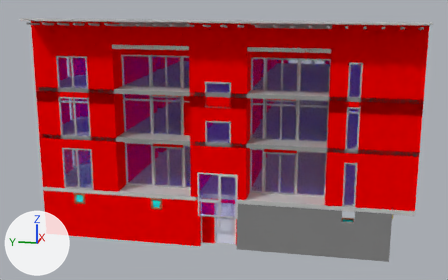
Two versions of the glTF model convertedModels/ifc/projects/RiverSideOffice/models/RiverSideOffice/model.glb, one commit apart.
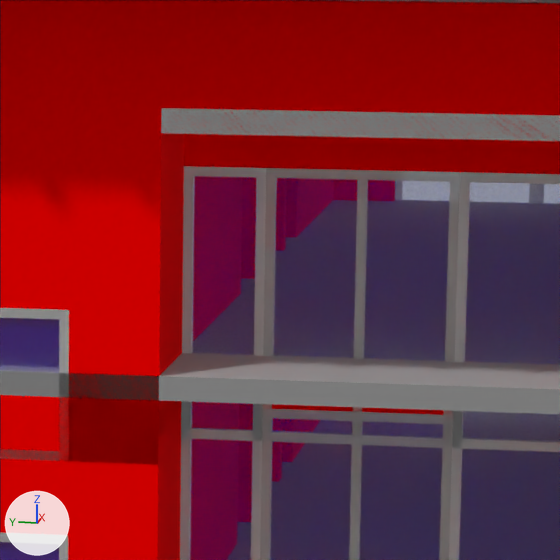
Each version appears first whole from a camera (50 mm lens) standing at (-7.03, -5.38, 10.3) and looking at (26.75, 1.38, 1.86), and next in a close-up on the part from 49% to 71% of the width and 10% to 45% of the height. The lights are fixed; the arrows at lower left show +X, +Y and +Z. Where no turn or scale is listed for an object, it has been applied to the vertices.
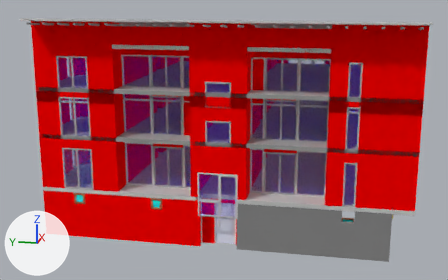
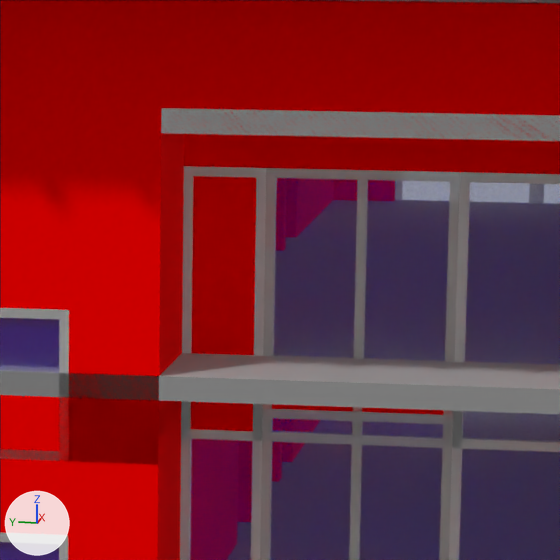
Location of each change, (x1, y1, x2, y2) in pixels of the close-ups (560 x 560 px; the box of a moved part takes in the faces that stretch with it):
'Mesh_136', reshaped: before (184, 134, 560, 174); after (184, 134, 560, 431)
part 1 of me_mesh_136, moved or reshaped: before (184, 134, 507, 172); after (191, 176, 256, 431)
'Mesh_141', unchanged, covered by the edit: before (192, 176, 256, 355)

The change, as a diff of the scene's bpy script:
```diff
--- a/convertedModels/ifc/projects/RiverSideOffice/models/RiverSideOffice/model.glb.py
+++ b/convertedModels/ifc/projects/RiverSideOffice/models/RiverSideOffice/model.glb.py
@@ me_mesh_136 @@
 # used by ob_mesh_136; location = (22.46, -4.59, 4.77)
-me_mesh_136.from_pydata(...)  # 19 vertices, 34 faces; spans x -0.07..0.0, y 0.0..3.78, z 2.3..3.64
+me_mesh_136.from_pydata(...)  # 22 vertices, 40 faces; spans x -0.07..0.0, y 0.0..3.78, z 0.0..3.64
+# me_mesh_136 part 1
+# 3 vertices are removed from x -0.07..0.0, y 3.78, z 2.3
+# 13 faces are deleted
+# 6 vertices are added at (0.0, 3.78, 0.0), (0.0, 3.09, 0.0), (-0.07, 3.09, 0.0), (-0.06, 3.09, 0.0), (-0.07, 3.78, 0.0), (-0.07, 3.09, 0.66)
+# 19 new faces join them
 me_mesh_136.materials.append(mat_material_2)
```
